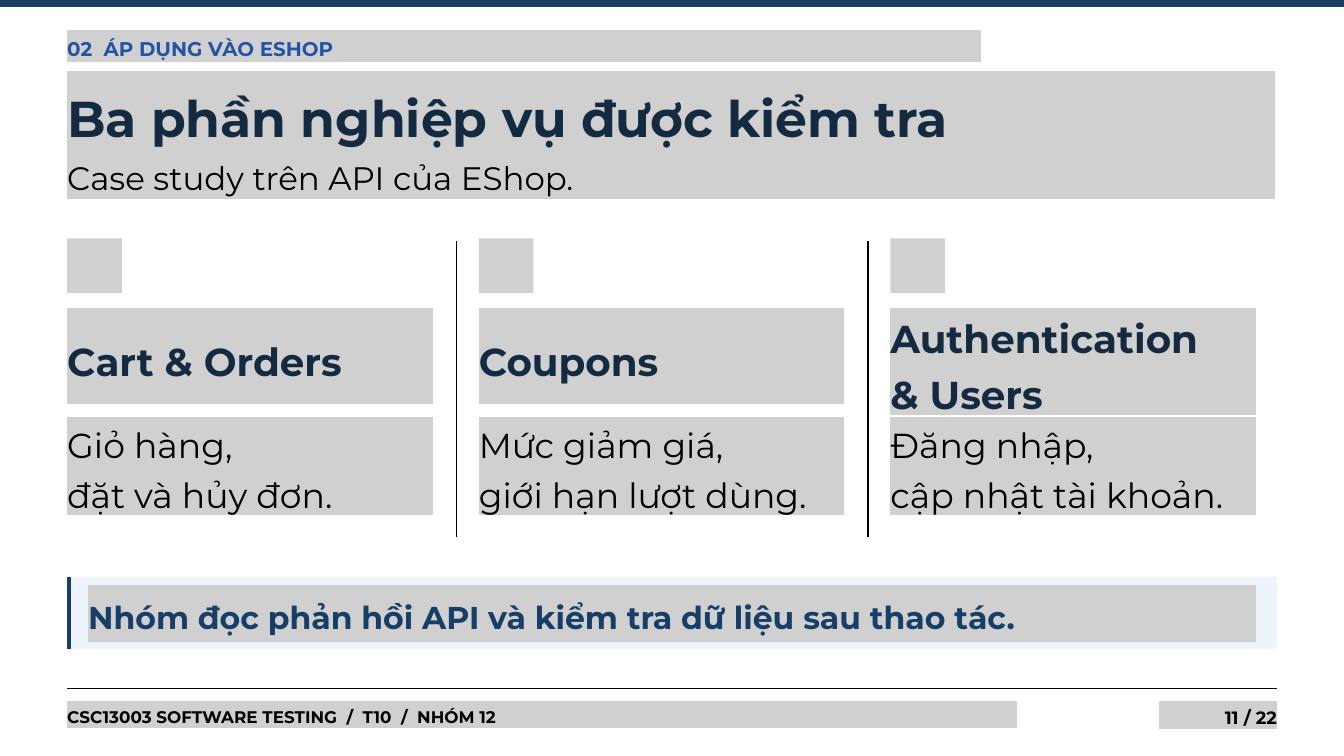
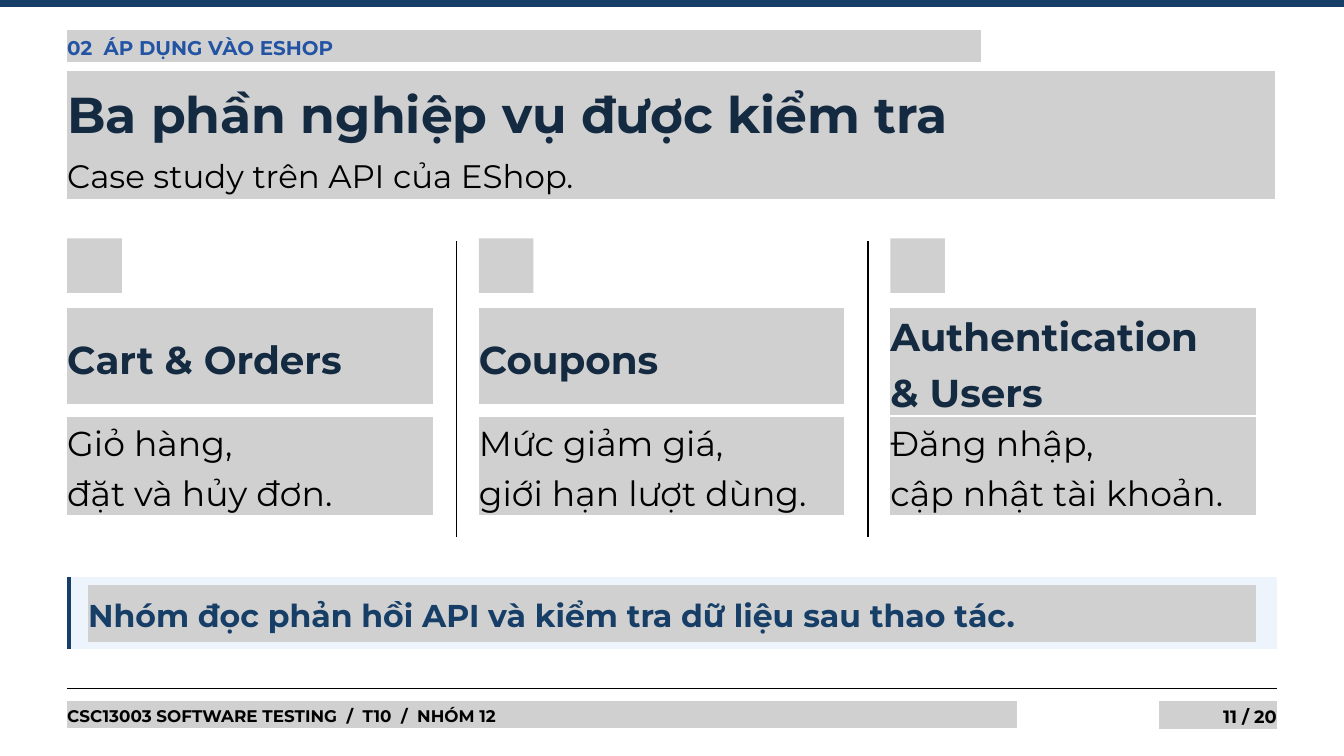
Before and after one commit to tkob-team/T10_Mutation_Testing_and_Test_Effectiveness, a slide deck: slide 11 of submission/w13/T10_Mutation_Testing_Slides.pptx. Drawn at 1344x756 pixels with LibreOffice and Linux fonts; fonts in the diff are those of the drawing; grey boxes stand for pictures. Boxes give left, top, right and bottom in pixels: in the first picture for what was removed or moved away, otherwise in the second. Text is boxed around its words. In the diff, an @@ line names an element or a change of style, - is before the commit and + after.

```diff
--- a/submission/w13/T10_Mutation_Testing_Slides.pptx
+++ b/submission/w13/T10_Mutation_Testing_Slides.pptx
@@ text "Ba phần nghiệp vụ được ..." at bbox=[67, 90, 948, 144]: line spacing 1.2 to 77.8pt @@
@@ text "Case study trên API của ..." at bbox=[67, 162, 574, 195]: line spacing 1.2 to 50.2pt @@
@@ picture added at bbox=[67, 308, 433, 405] @@
@@ line spacing 1.2 to 59.9pt in 3 elements at bbox=[890, 320, 1198, 417], bbox=[67, 345, 342, 375], bbox=[479, 346, 659, 382] @@
@@ picture added at bbox=[478, 308, 844, 405] @@
@@ picture added at bbox=[890, 308, 1256, 415] @@
@@ line spacing 1.2 to 53.5pt in 3 elements at bbox=[67, 428, 332, 513], bbox=[479, 428, 806, 513], bbox=[890, 430, 1223, 513] @@
@@ text "Nhóm đọc phản hồi API ..." at bbox=[88, 600, 1015, 634]: line spacing 1.2 to 48.6pt @@
@@ text at bbox=[1223, 710, 1277, 723]: text changed @@
-11 / 22
+11 / 20
```
Also in this commit, not shown: 14 other slides changed, 5 slides added, 7 slides removed, 5 other files.
